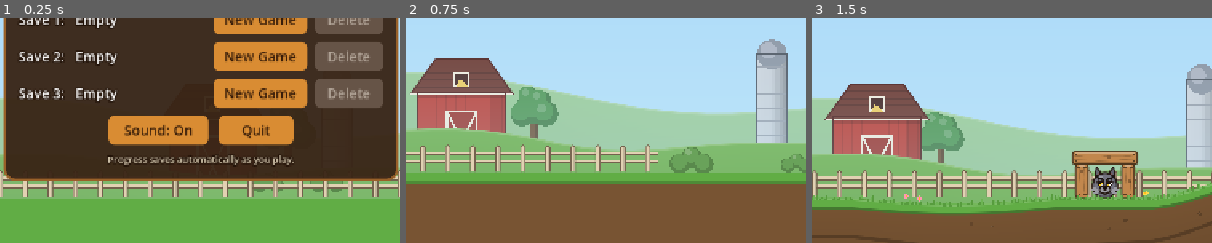
Above: before the commit, frames 1-3 (left to right).
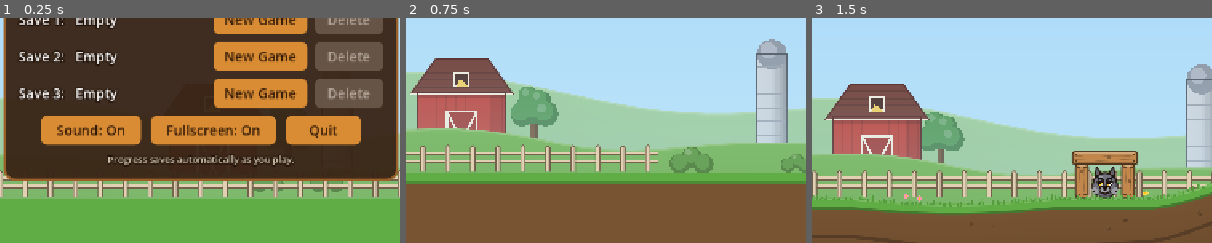
Above: after the commit, the same moments.

Repository: DocFoxHound/AngryHerds
Game: Godot game, scene res://scenes/title.tscn
The game is run twice, just before and just after one commit, with the same random seed, the same clock (stepped at 60 frames per second) and the same inputs.
Inputs:
- Up to frame 1 (0.25 s): no input
- Up to frame 2 (0.75 s): click "New Game" at 0.5 s
- Up to frame 3 (1.5 s): click "Skip" at 1.25 s
The pictures show only the part of the screen within x 25-75%, y 49-99%; the shares and areas given below are measured in that part.

The runs differ from the first frame. In frame 1, 6.5% of the frame differs, in the area x 10-91%, y 43-57%; in frame 2, nothing differs; in frame 3, nothing differs.

Commit message:
Open fullscreen, and make the aiming dots easier to see
The exported game now opens fullscreen and keeps the cursor inside it, so
kids can't click off the game while using an animal's ability. F11,
Alt+Enter or the new title-screen button switches to a window, and the
choice is remembered. Tool scripts still run in a 1280x720 window.

The aiming dots get a dark rim so they show on snow, clouds and night
skies, keep their size when the camera zooms out, and fade more gently.

Co-Authored-By: Claude Opus 5.5 <noreply@anthropic.com>
Claude-Session: https://claude.ai/code/session_01GTgwsQqAY2gGez7D6oZLCX

Diff:
--- a/project.godot
+++ b/project.godot
@@ -18,6 +18,7 @@
 
 window/size/viewport_width=1280
 window/size/viewport_height=720
+window/size/mode.template=3
 window/stretch/mode="canvas_items"
 
 [physics]
--- a/scripts/game.gd
+++ b/scripts/game.gd
@@ -18,6 +18,8 @@
 ## Save slot in use, 1..SLOTS.
 var slot := 1
 var sound_on := true
+## Fullscreen by default so stray clicks can't land outside the game; F11 or Alt+Enter toggles.
+var fullscreen := true
 ## Level being played, 1..100.
 var current_level := 1
 var lineup: Array = []
@@ -48,8 +50,30 @@
 	unlock_all = "--unlock-all" in OS.get_cmdline_user_args()
 	var settings := ConfigFile.new()
 	if settings.load(SETTINGS_PATH) == OK:
-		set_sound(settings.get_value("audio", "sound", true))
+		sound_on = settings.get_value("audio", "sound", true)
+		fullscreen = settings.get_value("display", "fullscreen", true)
+	AudioServer.set_bus_mute(0, not sound_on)
+	# Exported games open fullscreen (project.godot); tools (--script) render at the 1280x720
+	# window size, so they stay windowed.
+	if "--script" in OS.get_cmdline_args() or "--windowed" in OS.get_cmdline_args():
+		fullscreen = false
+	else:
+		_apply_fullscreen()
 	load_slot(1)
+
+
+func _input(event: InputEvent) -> void:
+	if event is InputEventKey and event.pressed and not event.echo:
+		if event.keycode == KEY_F11 or (event.keycode == KEY_ENTER and event.alt_pressed):
+			set_fullscreen(not fullscreen)
+			get_viewport().set_input_as_handled()
+
+
+## Fullscreen also keeps the cursor inside the window, so a click on a second screen can't
+## pull the game out of focus.
+func _notification(what: int) -> void:
+	if what == NOTIFICATION_APPLICATION_FOCUS_IN and fullscreen:
+		Input.mouse_mode = Input.MOUSE_MODE_CONFINED
 
 
 func slot_path(n: int) -> String:
@@ -108,8 +132,43 @@
 func set_sound(on: bool) -> void:
 	sound_on = on
 	AudioServer.set_bus_mute(0, not on)
+	_save_settings()
+
+
+func set_fullscreen(on: bool) -> void:
+	fullscreen = on
+	_apply_fullscreen()
+	_save_settings()
+
+
+func _apply_fullscreen() -> void:
+	if fullscreen:
+		DisplayServer.window_set_mode(DisplayServer.WINDOW_MODE_FULLSCREEN)
+		Input.mouse_mode = Input.MOUSE_MODE_CONFINED
+		return
+	Input.mouse_mode = Input.MOUSE_MODE_VISIBLE
+	if DisplayServer.window_get_mode() == DisplayServer.WINDOW_MODE_WINDOWED:
+		return
+	DisplayServer.window_set_mode(DisplayServer.WINDOW_MODE_WINDOWED)
+	# Having opened fullscreen, the window keeps the whole screen's size and some desktops
+	# maximize it, so give it a proper window size once the switch has gone through.
+	await get_tree().process_frame
+	await get_tree().process_frame
+	if fullscreen:
+		return
+	DisplayServer.window_set_mode(DisplayServer.WINDOW_MODE_WINDOWED)
+	var screen := DisplayServer.screen_get_usable_rect()
+	var size := Vector2i(1280, 720)
+	if screen.size.x > 1700 and screen.size.y > 1000:
+		size = Vector2i(1600, 900)
+	DisplayServer.window_set_size(size)
+	DisplayServer.window_set_position(screen.position + (screen.size - size) / 2)
+
+
+func _save_settings() -> void:
 	var settings := ConfigFile.new()
-	settings.set_value("audio", "sound", on)
+	settings.set_value("audio", "sound", sound_on)
+	settings.set_value("display", "fullscreen", fullscreen)
 	settings.save(SETTINGS_PATH)
 
 
--- a/scripts/slingshot.gd
+++ b/scripts/slingshot.gd
@@ -113,10 +113,14 @@
 func _draw_trajectory() -> void:
 	var gravity := Vector2(0, ProjectSettings.get_setting("physics/2d/default_gravity"))
 	var velocity := -pull * POWER
-	# A long dotted path, so it shows where even far shots come down.
+	# Keep the dots the same size on screen when the camera zooms out for big levels.
+	var grow := 1.0 / clampf(get_canvas_transform().get_scale().x, 0.4, 1.0)
+	# A long dotted path, so it shows where even far shots come down. White dots with a dark
+	# rim read on bright skies, snow and dark woods alike.
 	for i in range(1, 37):
 		var t := i * 0.06
 		var point := pull + velocity * t + 0.5 * gravity * t * t
-		var alpha := 0.85 - i * 0.018
-		draw_circle(point, 4.0, Color(0.2, 0.15, 0.1, alpha * 0.35))
-		draw_circle(point, 3.0, Color(1, 1, 1, alpha))
+		var alpha := 0.95 - i * 0.012
+		var radius := lerpf(3.6, 2.6, i / 36.0) * grow
+		draw_circle(point, radius + 1.6 * grow, Color(0.12, 0.08, 0.05, alpha * 0.75))
+		draw_circle(point, radius, Color(1, 1, 1, alpha))
--- a/scripts/title.gd
+++ b/scripts/title.gd
@@ -115,6 +115,11 @@
 		Game.set_sound(not Game.sound_on)
 		sound.text = "Sound: On" if Game.sound_on else "Sound: Off")
 	bottom.add_child(sound)
+	var screen := Ui.button("Fullscreen: On" if Game.fullscreen else "Fullscreen: Off", func() -> void: pass, Vector2(200, 46))
+	screen.pressed.connect(func() -> void:
+		Game.set_fullscreen(not Game.fullscreen)
+		screen.text = "Fullscreen: On" if Game.fullscreen else "Fullscreen: Off")
+	bottom.add_child(screen)
 	bottom.add_child(Ui.button("Quit", func() -> void: get_tree().quit(), Vector2(120, 46)))
 	box.add_child(bottom)
 	box.add_child(Ui.label(15, "Progress saves automatically as you play.", Color(0.85, 0.8, 0.7)))
Not shown, changed: README.md
